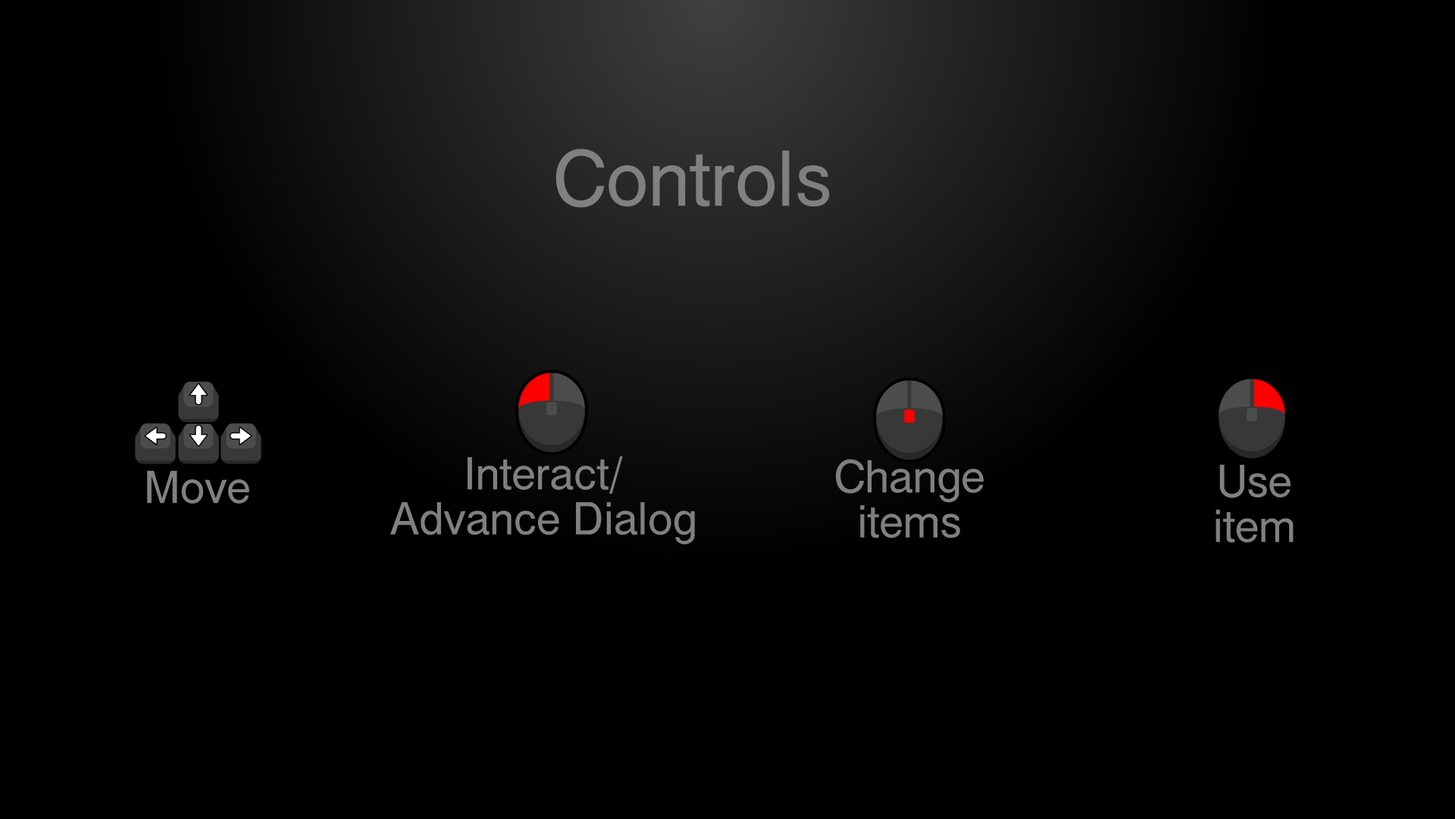
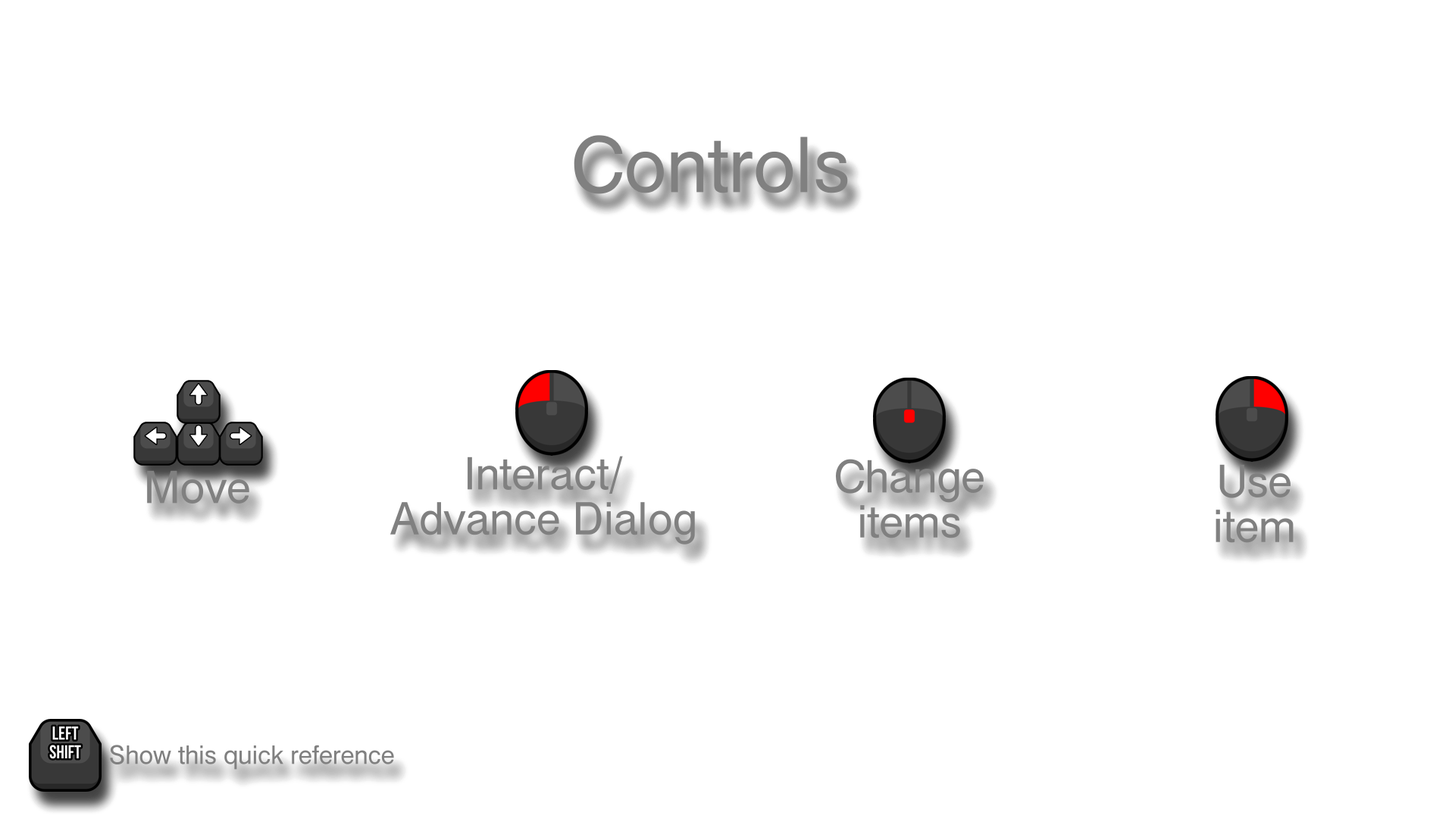
Layered file, before and after one edit (1455 x 819). Changes by layer:
added group "Group 6" with 2 layers above "Group 2" over [13, 703, 111, 801]
added layer "Shift Left.png" in group "Group 6" over [13, 703, 111, 801]
hid "Background", painted on it over [0, 0, 1455, 819]
